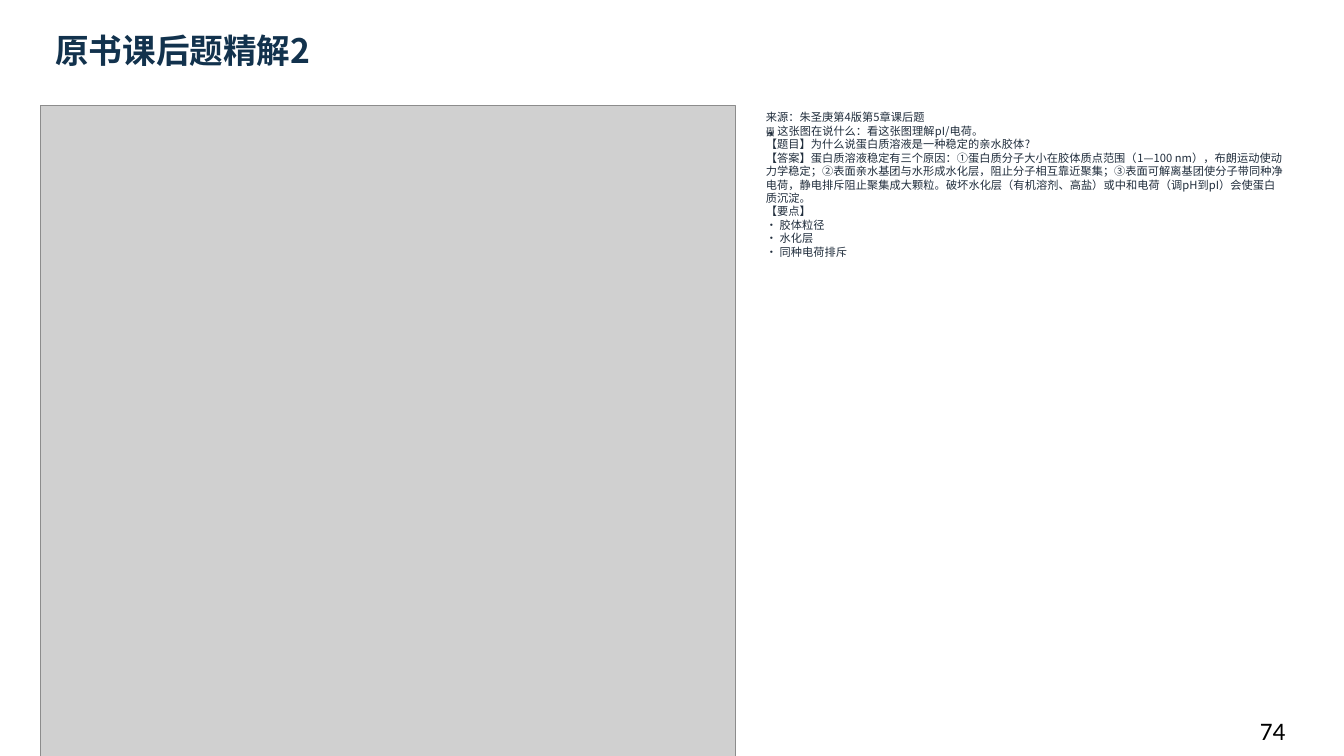
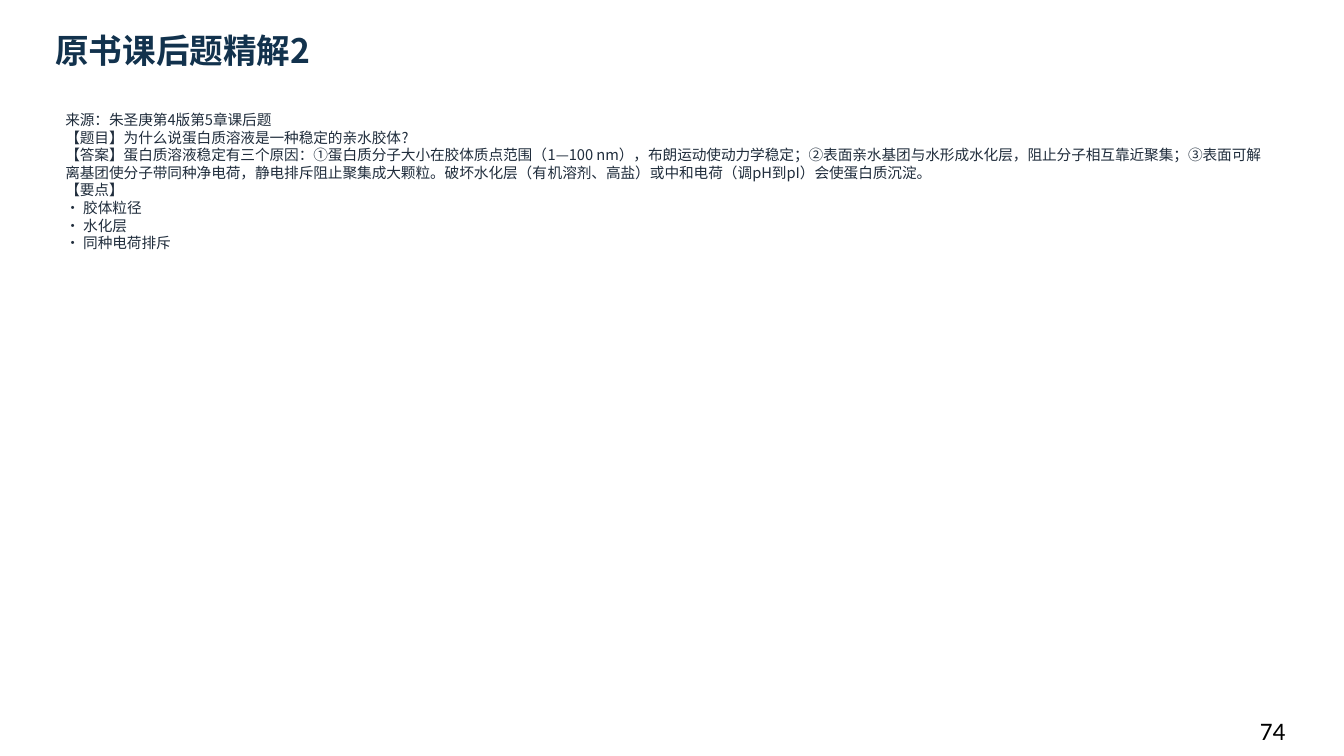
Before and after one commit to newkan-li/Biochemistry, a slide deck: slide 74 of downloads/bc05-ai-style.pptx. Drawn at 1344x756 pixels with LibreOffice and Linux fonts; fonts in the diff are those of the drawing; grey boxes stand for pictures. Boxes give left, top, right and bottom in pixels: in the first picture for what was removed or moved away, otherwise in the second. Text is boxed around its words. In the diff, an @@ line names an element or a change of style, - is before the commit and + after.

```diff
--- a/downloads/bc05-ai-style.pptx
+++ b/downloads/bc05-ai-style.pptx
@@ picture removed at (x1=40, y1=106, x2=736, y2=756) @@
@@ text at (x1=65, y1=112, x2=1261, y2=249): text changed; size 8 to 10.5 pt @@
-来源：朱圣庚第4版第5章课后题
-🖼 这张图在说什么：看这张图理解pI/电荷。
-【题目】为什么说蛋白质溶液是一种稳定的亲水胶体?
-【答案】蛋白质溶液稳定有三个原因：①蛋白质分子大小在胶体质点范围（1—100 nm），布朗运动使动力学稳定；②表面亲水基团与水形成水化层，阻止分子相互靠近聚集；③表面可解离基团使分子带同种净电荷，静电排斥阻止聚集成大颗粒。破坏水化层（有机溶剂、高盐）或中和电荷（调pH到pI）会使蛋白质沉淀。
-【要点】
-• 胶体粒径
-• 水化层
-• 同种电荷排斥
+来源：朱圣庚第4版第5章课后题
+【题目】为什么说蛋白质溶液是一种稳定的亲水胶体?
+【答案】蛋白质溶液稳定有三个原因：①蛋白质分子大小在胶体质点范围（1—100 nm），布朗运动使动力学稳定；②表面亲水基团与水形成水化层，阻止分子相互靠近聚集；③表面可解离基团使分子带同种净电荷，静电排斥阻止聚集成大颗粒。破坏水化层（有机溶剂、高盐）或中和电荷（调pH到pI）会使蛋白质沉淀。
+【要点】
+• 胶体粒径
+• 水化层
+• 同种电荷排斥
```
Also in this commit, not shown: 28 other slides changed, 21 other files.
